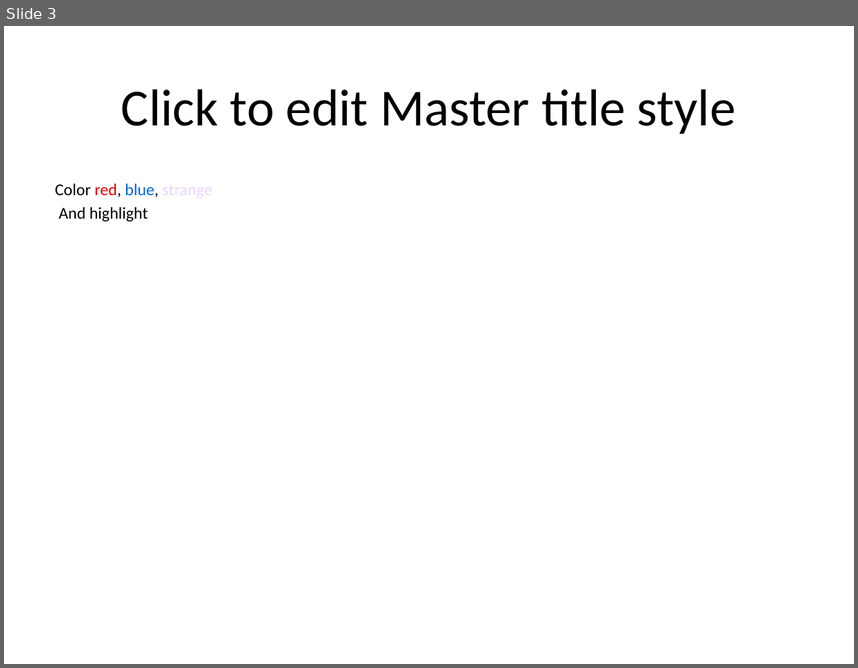
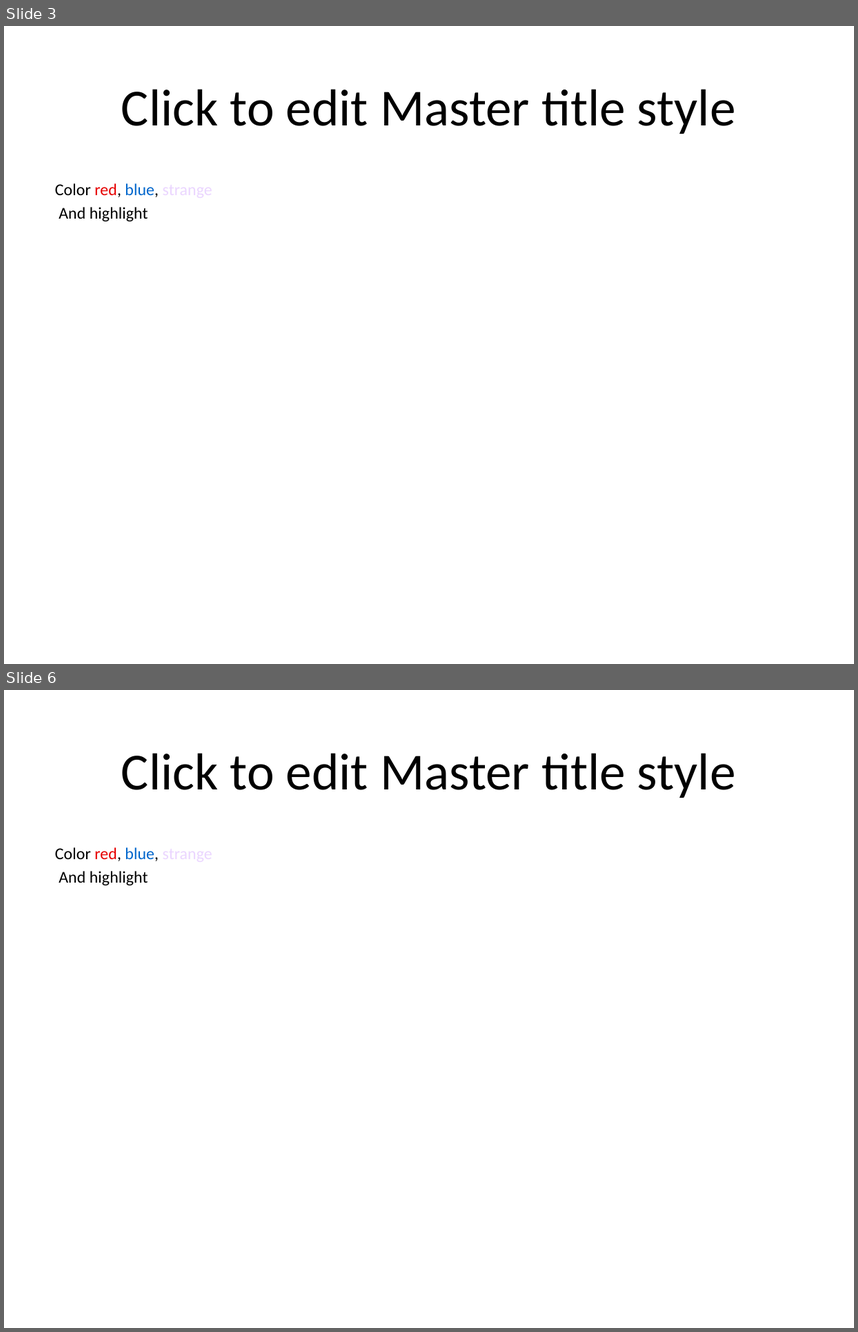
Before and after one commit to TheDiamondDoge/management_board_file_processors, a slide deck: html-to-ppt/TextFormat.pptx. Shown one above the other, each under a label of ours: slide 3 before the commit, slides 3 and 6 after it; the slides between them are not shown. The pictures are 858x668 and 858x1332 pixels, drawn with LibreOffice and Linux fonts; fonts in the diff are those of the drawing. Boxes give left, top, right and bottom in pixels: in the first picture for what was removed or moved away, otherwise in the second. Text is boxed around its words. In the diff, an @@ line names an element or a change of style, - is before the commit and + after.

```diff
--- a/html-to-ppt/TextFormat.pptx
+++ b/html-to-ppt/TextFormat.pptx
@@ slide 6 added at box(4, 690, 854, 1328), background #FFFFFF @@
@@ title added at box(121, 753, 736, 798), 44 pt, text #000000 @@
+Click to edit Master title style
@@ text added at box(55, 847, 159, 885), 14 pt, text #000000 @@
+Color red, blue, strange
+And highlight
```
Also in this commit, not shown: 3 other slides added, 4 other files.
